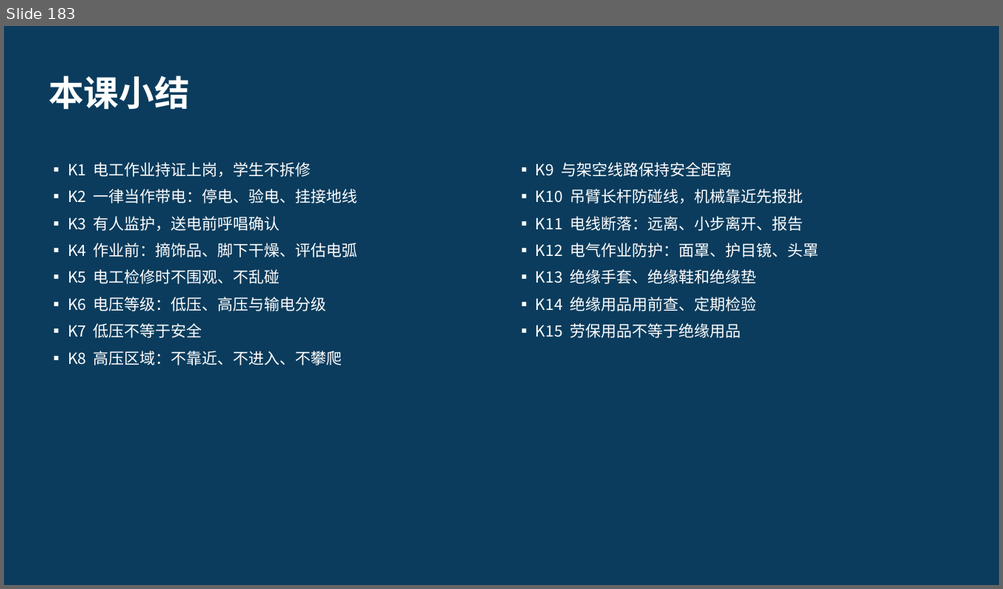
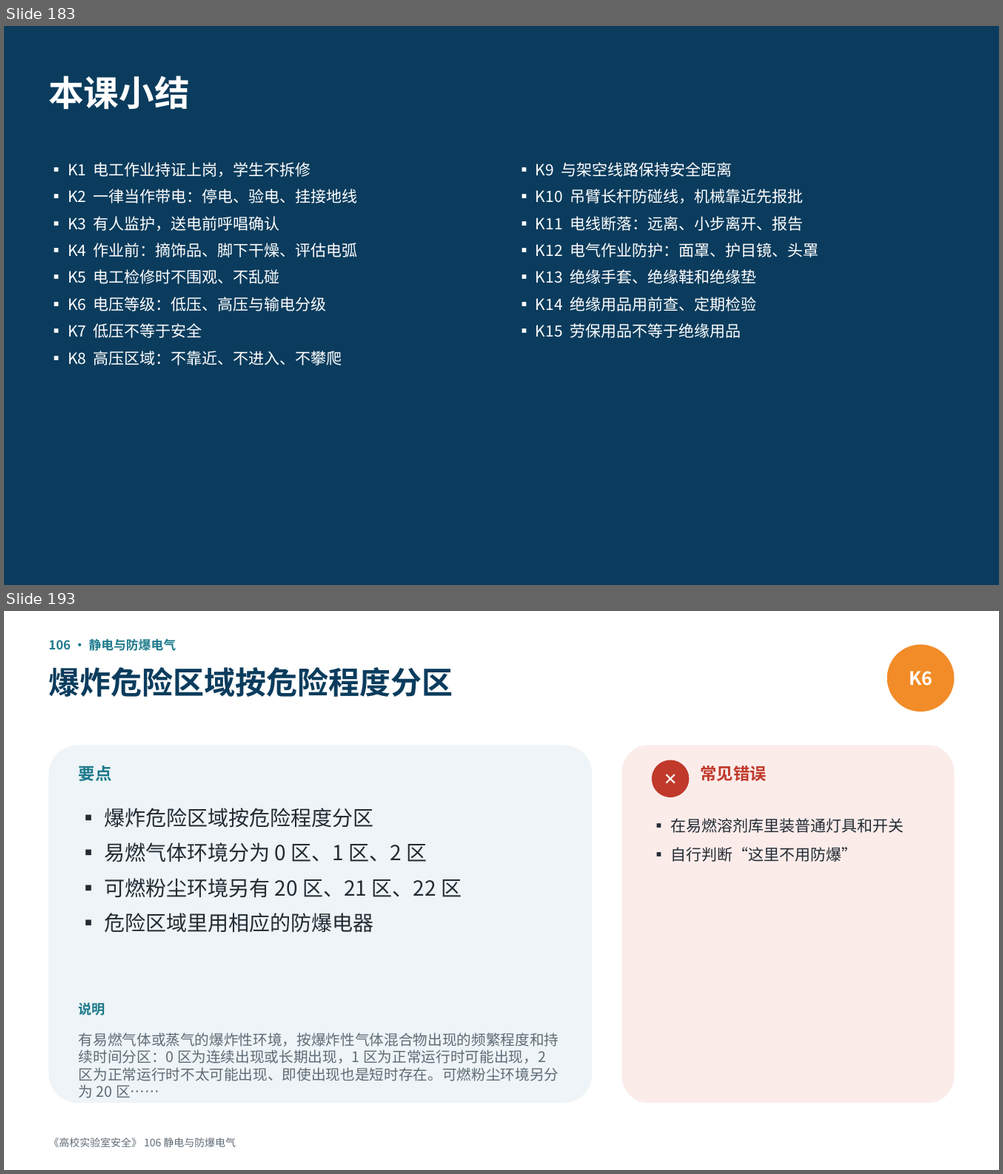
Before and after one commit to hanrongwx-max/videoyoutubo, a slide deck: course/高校实验室安全/课件/第8章_电气安全.pptx. Shown one above the other, each under a label of ours: slide 183 before the commit, slides 183 and 193 after it; the slides between them are not shown. The pictures are 1003x589 and 1003x1174 pixels, drawn with LibreOffice and Linux fonts; fonts in the diff are those of the drawing. Boxes give left, top, right and bottom in pixels: in the first picture for what was removed or moved away, otherwise in the second. Text is boxed around its words. In the diff, an @@ line names an element or a change of style, - is before the commit and + after.

```diff
--- a/course/高校实验室安全/课件/第8章_电气安全.pptx
+++ b/course/高校实验室安全/课件/第8章_电气安全.pptx
@@ slide 193 added at <box>4,611,999,1170</box>, background #FFFFFF @@
@@ text added at <box>48,638,176,651</box>, 12 pt, text #1D7A8C, bold @@
+106 · 静电与防爆电气
@@ ellipse added at <box>887,644,954,712</box>, fill #F28C28, 18 pt, text #FFFFFF, bold @@
+K6
@@ text added at <box>48,667,452,697</box>, 30 pt, text #0B3C5D, bold @@
+爆炸危险区域按危险程度分区
@@ rounded rectangle added at <box>48,745,592,1103</box>, fill #EEF4F7 @@
@@ text added at <box>79,766,112,781</box>, 16 pt, text #1D7A8C, bold @@
+要点
@@ rounded rectangle added at <box>622,745,954,1103</box>, fill #FBECEA @@
@@ ellipse added at <box>652,760,689,797</box>, fill #C0392B, 16 pt, text #FFFFFF, bold @@
+✕
@@ text added at <box>700,766,765,781</box>, 16 pt, text #C0392B, bold @@
+常见错误
@@ text added at <box>104,808,461,933</box>, 20 pt, text #222B33 @@
+▪ 爆炸危险区域按危险程度分区
+▪ 易燃气体环境分为 0 区、1 区、2 区
+▪ 可燃粉尘环境另有 20 区、21 区、22 区
+▪ 危险区域里用相应的防爆电器
@@ text added at <box>671,818,904,862</box>, 15 pt, text #222B33 @@
+▪ 在易燃溶剂库里装普通灯具和开关
+▪ 自行判断“这里不用防爆”
@@ text added at <box>79,1003,105,1016</box>, 13 pt, text #1D7A8C, bold @@
+说明
@@ text added at <box>79,1033,559,1082</box>, 14 pt, text #5F6B75 @@
+有易燃气体或蒸气的爆炸性环境，按爆炸性气体混合物出现的频繁程度和持续时间分区：0 区为连续出现或长期出现，1 区为正常运行时可能出现，2 区为正常运行时不太可能出现、即使出现也是短时存在。可燃粉尘环境另分为 20 区……
@@ text added at <box>48,1138,236,1147</box>, 10 pt, text #5F6B75 @@
+《高校实验室安全》 106 静电与防爆电气
```
Also in this commit, not shown: 14 other slides added, 2 other files.
